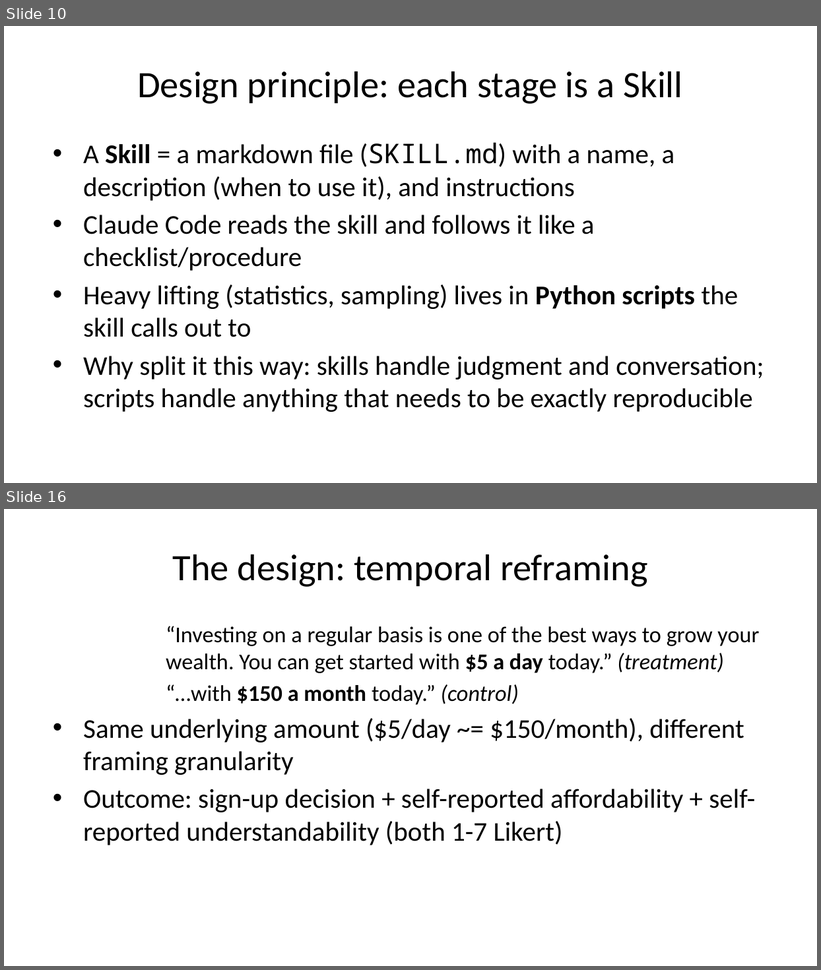
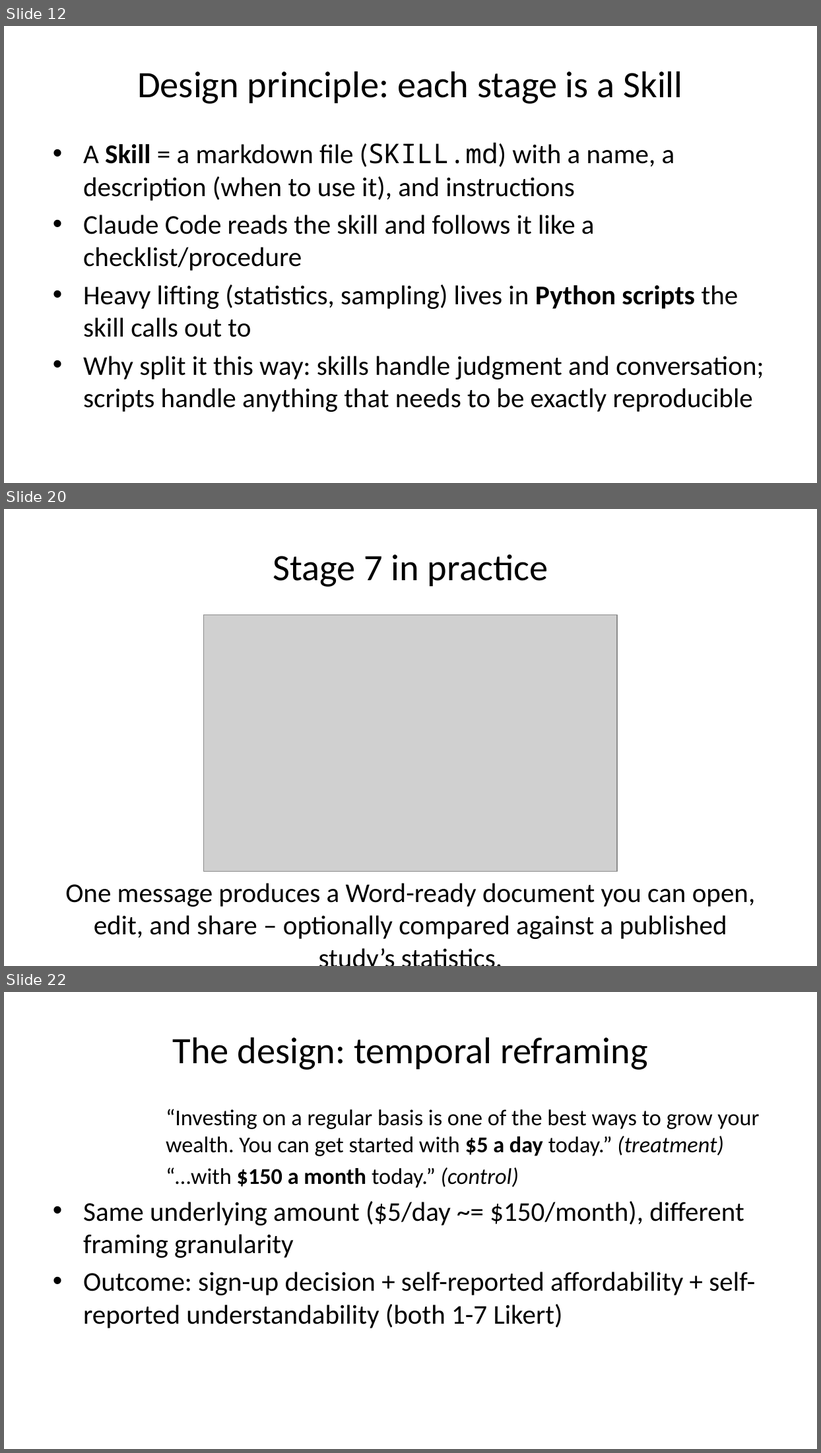
Before and after one commit to prof-stephenshu/behavioral-research-env, a slide deck: presentations/2026-workshop/slides.pptx. Shown one above the other, each under a label of ours: slides 10 and 16 before the commit, slides 12, 20 and 22 after it; the slides between them are not shown. The pictures are 821x970 and 821x1453 pixels, drawn with LibreOffice and Linux fonts; fonts in the diff are those of the drawing; grey boxes stand for pictures. Boxes give left, top, right and bottom in pixels: in the first picture for what was removed or moved away, otherwise in the second. Text is boxed around its words. In the diff, an @@ line names an element or a change of style, - is before the commit and + after.

Commit message:
Layer presentation and workbook: mockup-first, shell/Python as opt-in detail
For an audience that may not know VS Code, Claude Code, shell commands,
or Python, add a screenshot-and-prompt layer ahead of the technical
detail in both deliverables.

assets/make_mockups.py generates 5 illustrative VS Code plus Claude Code
chat mockups, clearly captioned as mockups rather than real screenshots:
environment setup, and each of Stages 3, 4, 5, and 7 with a plain-language
prompt and a plausible reply.

slides.md: each critical section now shows the mockup first, i.e. what
you type and what you get back, with existing command and config detail
slides retitled as under the hood and pushed after the mockup rather
than being the only content. Deck grows from 22 to 28 slides.

workbook.md: same pattern. Mockup image at the top of Section 1 and each
Stage 3.1 to 3.4 subsection, with config and field-reference detail
moved under an explicit under the hood subheading. Grows from 15 to
18 pages.

Fixed a pandoc pptx quirk along the way: mixing an image and a bullet
list under one heading caused pandoc to silently split it into a
second, untitled slide. Fixed by moving short takeaways into image
captions and giving longer explanations their own real heading.

```diff
--- a/presentations/2026-workshop/slides.pptx
+++ b/presentations/2026-workshop/slides.pptx
@@ slide 20 added at bbox=[4, 509, 817, 966], background #FFFFFF @@
@@ title added at bbox=[273, 555, 548, 587], 33 pt, text #000000 @@
+Stage 7 in practice
@@ picture added at bbox=[204, 615, 617, 871] @@
@@ text added at bbox=[65, 883, 755, 939], 24 pt, text #000000 @@
+One message produces a Word-ready document you can open, edit, and share – optionally compared against a published study’s statistics.
@@ what was slide 10 is now slide 12 @@
@@ what was slide 16 is now slide 22 @@
```
Also in this commit, not shown: 8 slides changed, 5 other slides added, 9 other files.
